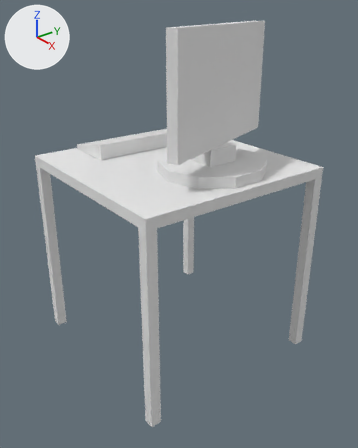
Two versions of the Blender file dae/desk/desk.blend, one commit apart.
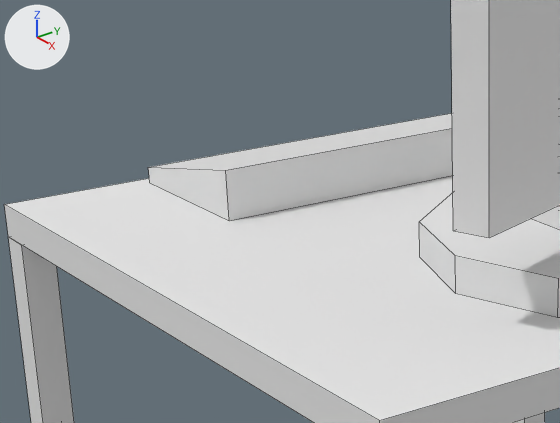
Old and new are each drawn whole from a 50 mm camera at (3.73, -2.78, 2.43) aimed at (0.12, -0.03, 0.38) and again close up on the part from 9% to 56% of the width and 21% to 49% of the height. Lighting does not change. The marker at upper left points along +X, +Y and +Z. The close-ups show mesh edges as thin lines.

In view in the first close-up: 'desk-surface', 'keyboad', 'leg.003', 'screen'.
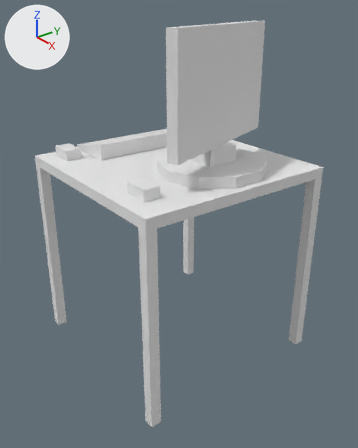
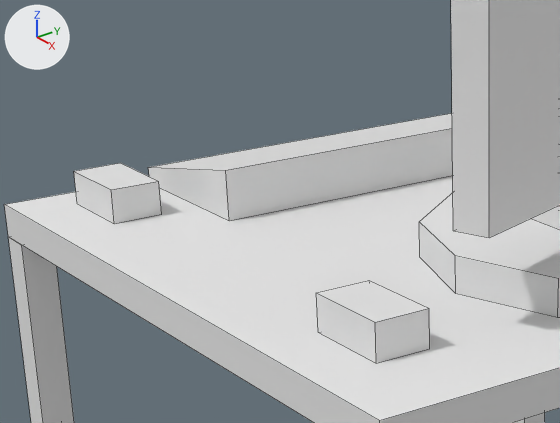
Commit message: raspberry pee and mouse

What differs and where, as boxes [x1, y1, x2, y2] in the close-ups (560 x 423 px):
'pee', added: after [316, 280, 430, 363]
'mouse', added: after [74, 163, 162, 224]

The change in detail:
Mesh me_cube_002 is new.
It is a box spanning x -0.125..0.125, y -0.075..0.075, z -0.05..0.05.
Object 'mouse' (ob_mouse) is new; it shows me_cube_002.
Its location is (-0.75, -0.75, 1.05).
Object 'pee' (ob_pee) is new; it shows a copy of me_cube_002.
Its location is (0.6, -0.75, 1.05).
